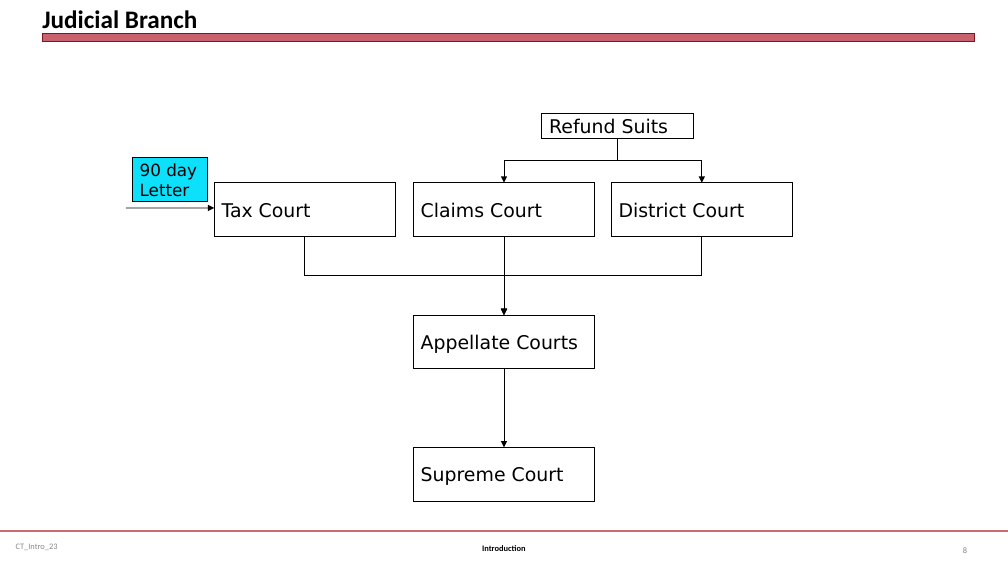
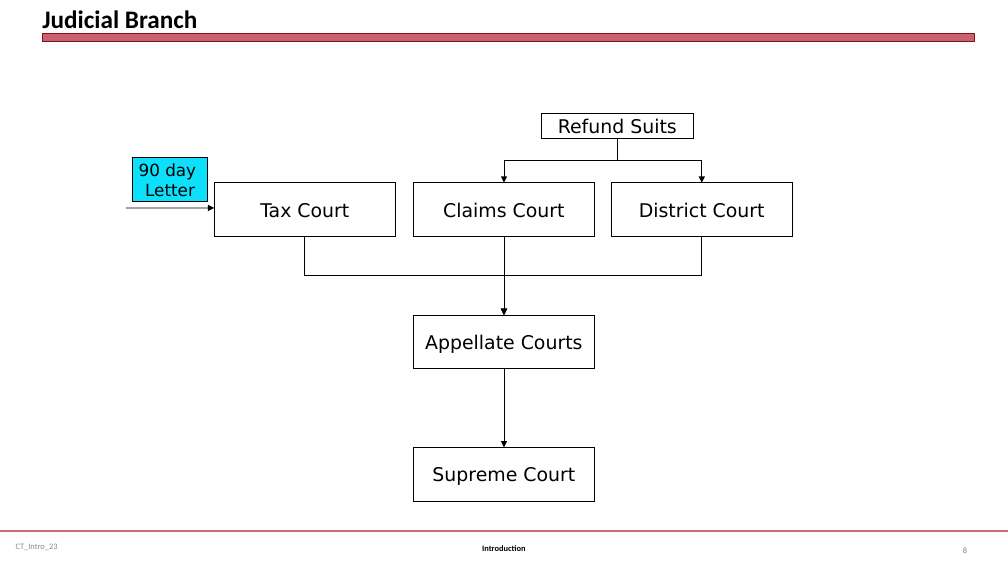
Before and after one commit to jmc877/Corporate-Tax, a slide deck: slide 8 of slides/CT_Intro_23.pptx. Drawn at 1008x567 pixels with LibreOffice and Linux fonts; fonts in the diff are those of the drawing. Boxes give left, top, right and bottom in pixels: in the first picture for what was removed or moved away, otherwise in the second. Text is boxed around its words. In the diff, an @@ line names an element or a change of style, - is before the commit and + after.

```diff
--- a/slides/CT_Intro_23.pptx
+++ b/slides/CT_Intro_23.pptx
@@ alignment left to centre in 7 elements at <box>414,315,595,369</box>, <box>414,448,595,501</box>, <box>611,183,792,237</box>, <box>214,183,395,237</box>, <box>414,183,595,237</box>, <box>542,113,693,138</box>, <box>132,157,208,201</box> @@
```
Also in this commit, not shown: 2 other slides changed, 1 slide added, 3 other files.
